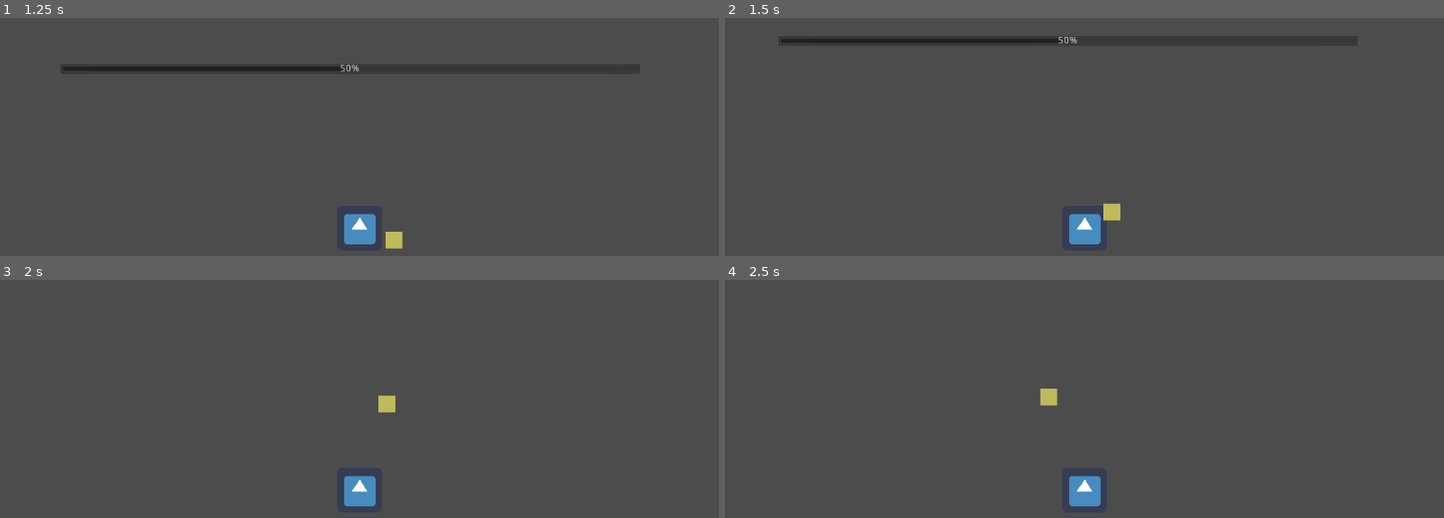
Above: before the commit, frames 1-4 (two rows, left to right).
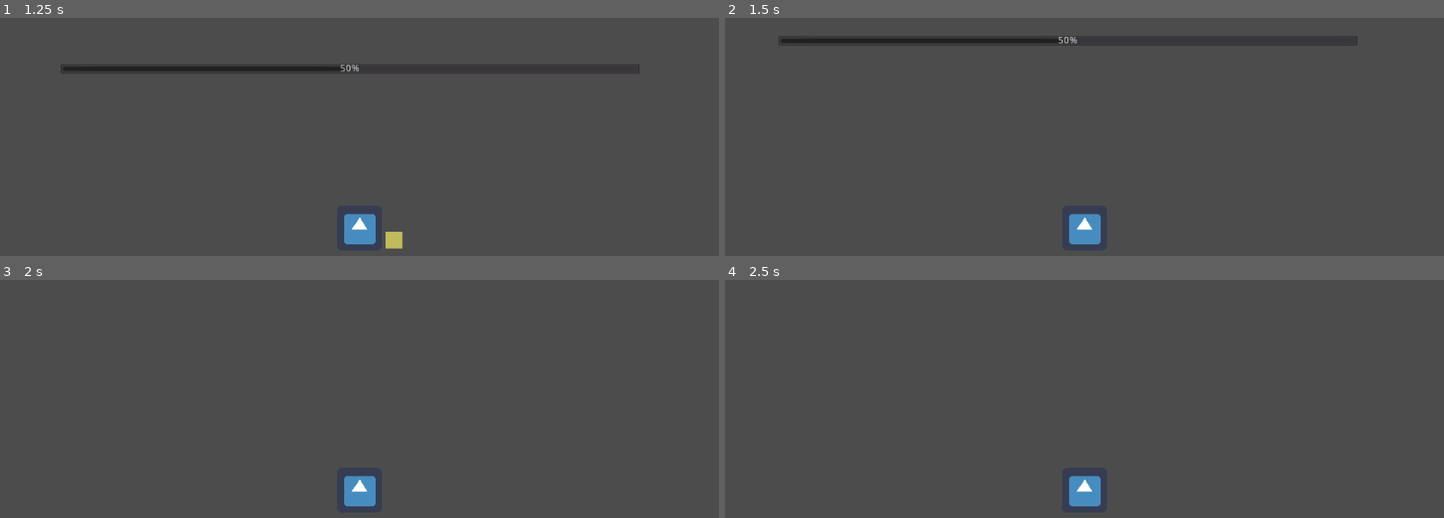
Above: after the commit, the same moments.

Repository: kris-pearman/global-game-jam-2021
Game: Godot game, scene res://Scenes/Game.tscn
Same seed, same stepped clock (60 frames per second), same inputs: the game is played once before the commit and once after it. The engine's default icon, where the game draws it, is replaced by a stand-in: a white triangle on a blue panel in a dark square.
Inputs:
- Up to frame 1 (1.25 s): tap Enter at 0.5 s; hold Right (right) from 0.53 s (still down)
- Up to frame 2 (1.5 s): release Right (right) at 1.28 s; hold Down (down) from 1.28 s (still down)
- Up to frame 3 (2 s): keep holding Down (down)
- Up to frame 4 (2.5 s): release Down (down) at 2.03 s; hold Right (right) from 2.03 s (still down)

Frame 1 is identical in both runs. In frame 2, 0.2% of the frame differs, in the area x 52-55%, y 77-86%; in frame 3, 0.2%; in frame 4, 0.2%.

Commit message:
pickup gets destroyed on collision

Diff:
--- a/Global Game Jam 2021/Scenes/Game.tscn
+++ b/Global Game Jam 2021/Scenes/Game.tscn
@@ -44,7 +44,7 @@
 [node name="Player" parent="." instance=ExtResource( 1 )]
 position = Vector2( 385.785, 254.485 )
 
-[node name="Node2D" parent="." instance=ExtResource( 2 )]
+[node name="Pickup" parent="." instance=ExtResource( 2 )]
 position = Vector2( 574.984, 271.224 )
 
 [node name="TileMap" type="TileMap" parent="."]
--- /dev/null
+++ b/Global Game Jam 2021/Scenes/Pickup/Collider.gd
@@ -0,0 +1,6 @@
+extends Area2D
+
+
+
+func _on_Collider_body_entered(body):
+	Events.emit_signal("player_collided_with_pickup","Drink",1)
--- a/Global Game Jam 2021/Scenes/Pickup/Pickup.tscn
+++ b/Global Game Jam 2021/Scenes/Pickup/Pickup.tscn
@@ -1,7 +1,10 @@
-[gd_scene load_steps=3 format=2]
+[gd_scene load_steps=5 format=2]
 
 [ext_resource path="res://Scenes/Pickup/Pickupable.gd" type="Script" id=1]
 [ext_resource path="res://Assets/Art/PickupPlaceholder.png" type="Texture" id=2]
+[ext_resource path="res://Scenes/Pickup/Collider.gd" type="Script" id=3]
+
+[sub_resource type="RectangleShape2D" id=1]
 
 [node name="Pickup" type="Node2D"]
 
@@ -10,3 +13,10 @@
 
 [node name="Sprite" type="Sprite" parent="."]
 texture = ExtResource( 2 )
+
+[node name="Collider" type="Area2D" parent="."]
+script = ExtResource( 3 )
+
+[node name="CollisionShape2D" type="CollisionShape2D" parent="Collider"]
+shape = SubResource( 1 )
+[connection signal="body_entered" from="Collider" to="Collider" method="_on_Collider_body_entered"]
